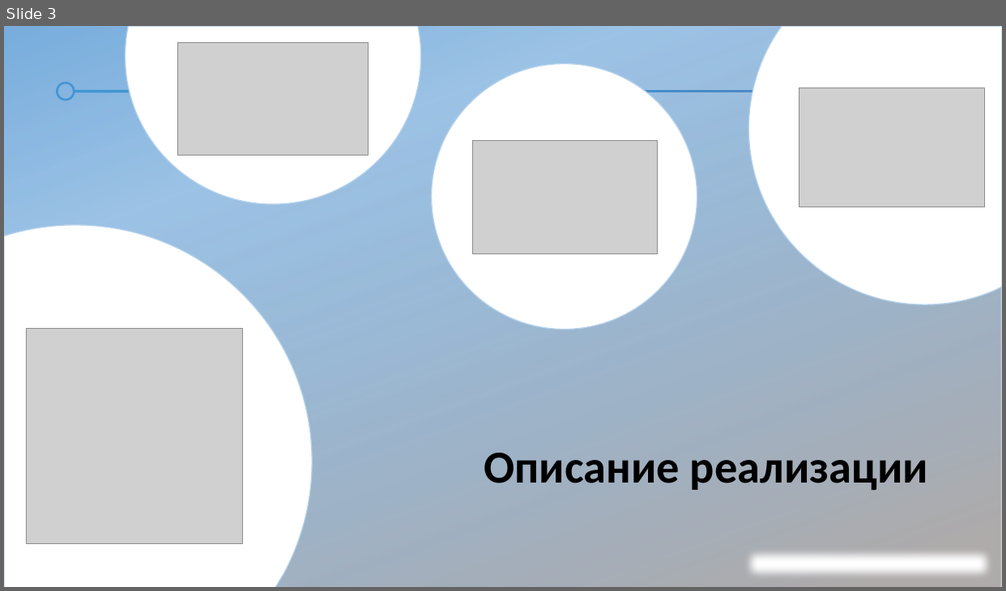
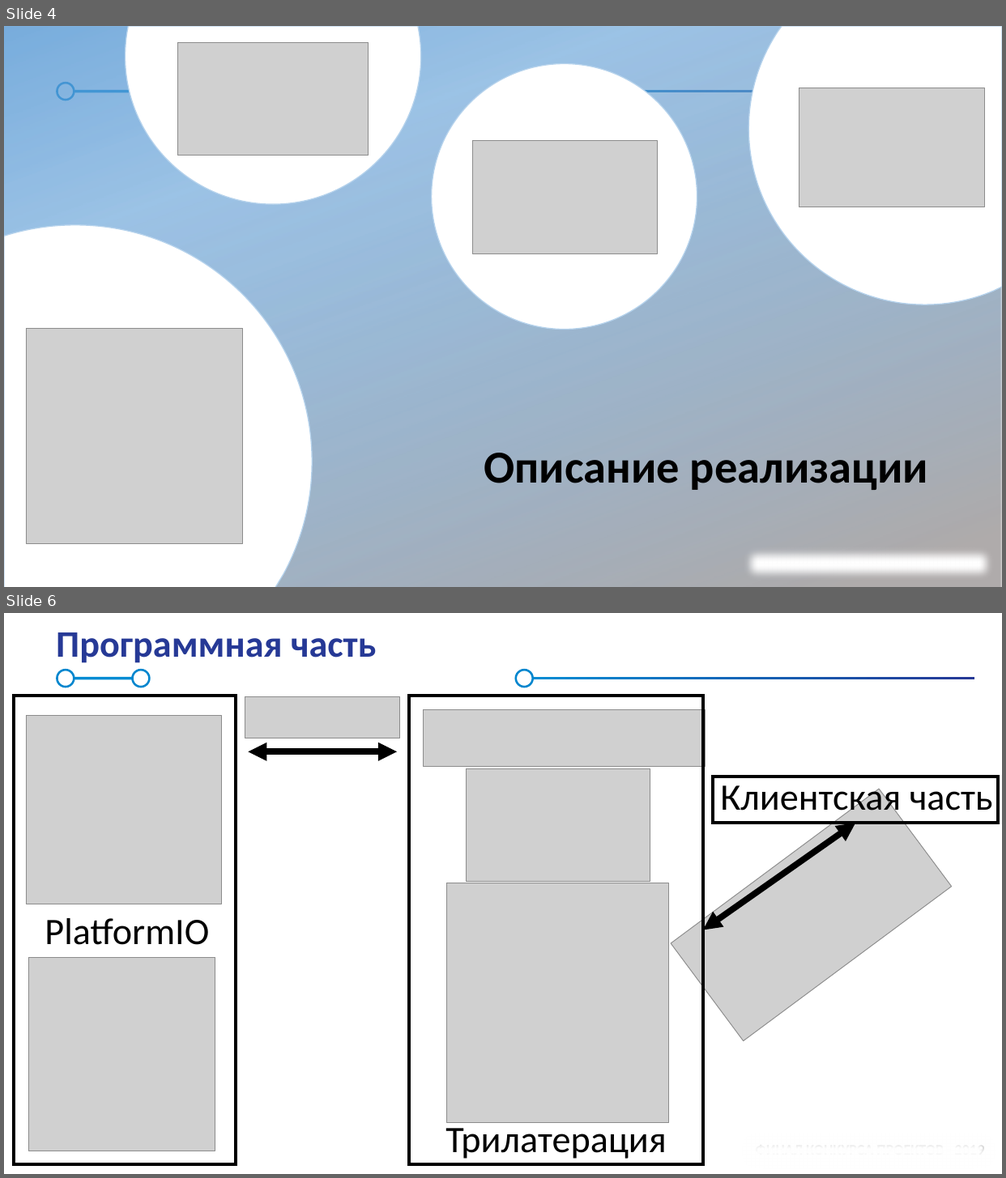
Before and after one commit to hyperapps19/RescuerHelper_presentation, a slide deck: Проект «Помощник спасателя».pptx. Shown one above the other, each under a label of ours: slide 3 before the commit, slides 4 and 6 after it; the slides between them are not shown. The pictures are 1006x591 and 1006x1178 pixels, drawn with LibreOffice and Linux fonts; fonts in the diff are those of the drawing; grey boxes stand for pictures; background and template pictures are left out. Boxes give left, top, right and bottom in pixels: in the first picture for what was removed or moved away, otherwise in the second. Text is boxed around its words. In the diff, an @@ line names an element or a change of style, - is before the commit and + after.

```diff
--- a/Проект «Помощник спасателя».pptx
+++ b/Проект «Помощник спасателя».pptx
@@ slide 6 added at (x1=4, y1=613, x2=1002, y2=1174), background #FFFFFF; not listed: 7 template elements that a slide beside it also shows @@
@@ title added at (x1=56, y1=632, x2=376, y2=663), 36 pt, text #263996, bold @@
+Программная часть
@@ rectangle added at (x1=14, y1=696, x2=236, y2=1165), outline #000000 3 pt @@
@@ picture added at (x1=245, y1=697, x2=400, y2=738) @@
@@ rectangle added at (x1=409, y1=696, x2=703, y2=1165), outline #000000 3 pt @@
@@ picture added at (x1=27, y1=716, x2=221, y2=905) @@
@@ picture added at (x1=424, y1=710, x2=706, y2=767) @@
@@ double arrow added from (248, 752) to (397, 752), #000000 6 pt @@
@@ picture added at (x1=466, y1=769, x2=651, y2=882) @@
@@ rectangle added at (x1=713, y1=777, x2=998, y2=824), outline #000000 3 pt @@
@@ picture added at (x1=671, y1=789, x2=952, y2=1041) @@
@@ text added at (x1=720, y1=786, x2=993, y2=820), 36 pt, text #000000 @@
+Клиентская часть
@@ double arrow added from (856, 824) to (703, 931), #000000 6 pt @@
@@ picture added at (x1=447, y1=884, x2=670, y2=1122) @@
@@ text added at (x1=44, y1=918, x2=209, y2=945), 36 pt, text #000000 @@
+PlatformIO
@@ picture added at (x1=28, y1=957, x2=215, y2=1152) @@
@@ text added at (x1=445, y1=1122, x2=667, y2=1159), 36 pt, text #000000 @@
+Трилатерация
@@ rectangle added at (x1=739, y1=1131, x2=999, y2=1172), fill #FFFFFF, outline #FFFFFF 1 pt @@
@@ what was slide 3 is now slide 4 @@
```
Also in this commit, not shown: 1 slide changed, 4 other slides added, 2 slides removed, 1 other file.
